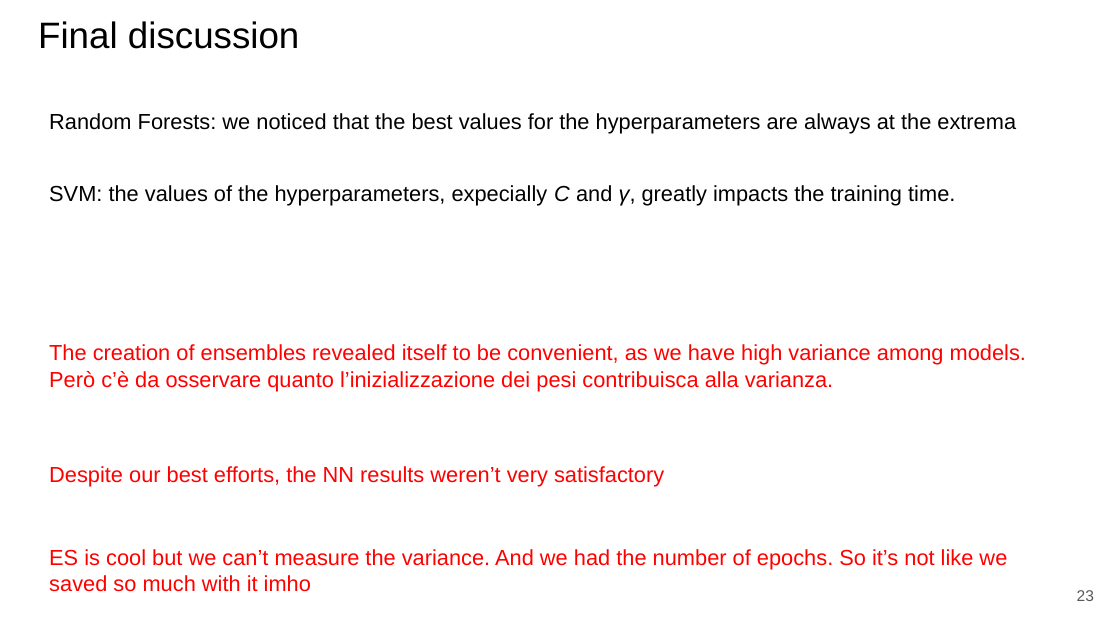
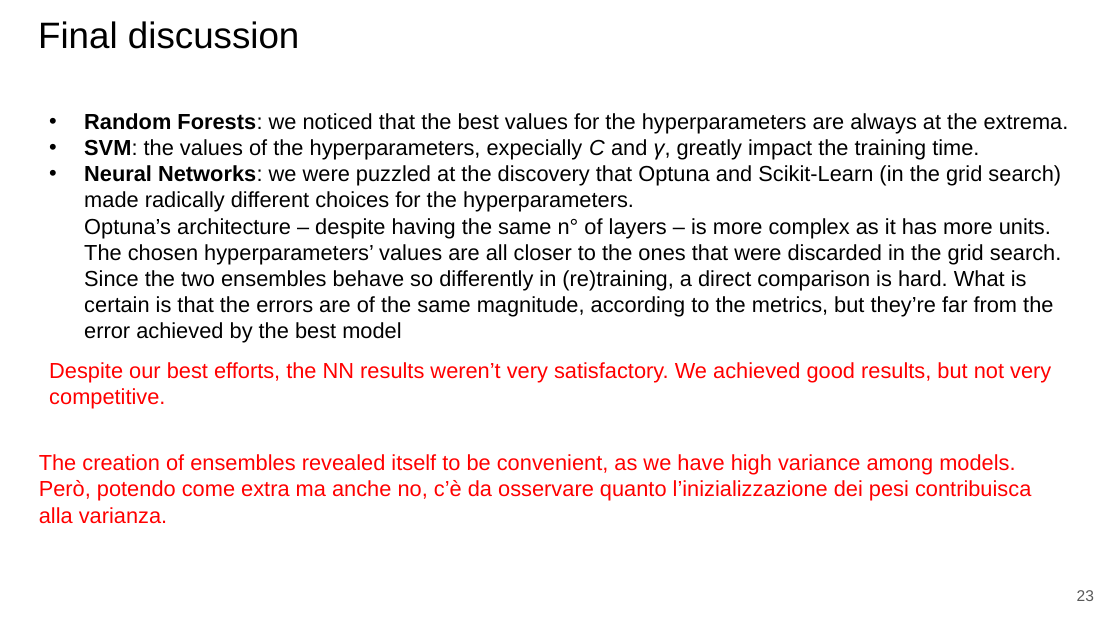
Before and after one commit to paolo-junior-mollica/machine-learning-project, a slide deck: slide 23 of relazione/Canduci_Marino_Mollica.pptx. Drawn at 1120x630 pixels with LibreOffice and Linux fonts; fonts in the diff are those of the drawing. Boxes give left, top, right and bottom in pixels: in the first picture for what was removed or moved away, otherwise in the second. Text is boxed around its words. In the diff, an @@ line names an element or a change of style, - is before the commit and + after.

```diff
--- a/relazione/Canduci_Marino_Mollica.pptx
+++ b/relazione/Canduci_Marino_Mollica.pptx
@@ text at [84,113,1069,343]: text changed @@
-Random Forests: we noticed that the best values for the hyperparameters are always at the extrema
+• Random Forests: we noticed that the best values for the hyperparameters are always at the extrema.
+• SVM: the values of the hyperparameters, expecially C and γ, greatly impact the training time.
+• Neural Networks: we were puzzled at the discovery that Optuna and Scikit-Learn (in the grid search) made radically different choices for the hyperparameters.
+  Optuna’s architecture – despite having the same n° of layers – is more complex as it has more units. The chosen hyperparameters’ values are all closer to the ones that were discarded in the grid search. Since the two ensembles behave so differently in (re)training, a direct comparison is hard. What is certain is that the errors are of the same magnitude, according to the metrics, but they’re far from the error achieved by the best model
@@ text removed at [49,185,955,205] @@
-SVM: the values of the hyperparameters, expecially C and γ, greatly impacts the training time.
@@ text at [49,362,1051,409]: text changed @@
-Despite our best efforts, the NN results weren’t very satisfactory
+Despite our best efforts, the NN results weren’t very satisfactory. We achieved good results, but not very competitive.
@@ text "The creation of ensembles revealed ...": place and size @@
-text "The creation of ensembles revealed ..." at [49,344,1026,391]
+text "The creation of ensembles revealed ..." at [39,454,1031,524]
@@ text at [39,480,1031,524]: text changed @@
-Però c’è da osservare quanto l’inizializzazione dei pesi contribuisca alla varianza.
+Però, potendo come extra ma anche no, c’è da osservare quanto l’inizializzazione dei pesi contribuisca alla varianza.
@@ text removed at [49,549,1007,592] @@
-ES is cool but we can’t measure the variance. And we had the number of epochs. So it’s not like we saved so much with it imho
```
Also in this commit, not shown: 6 other slides changed.
